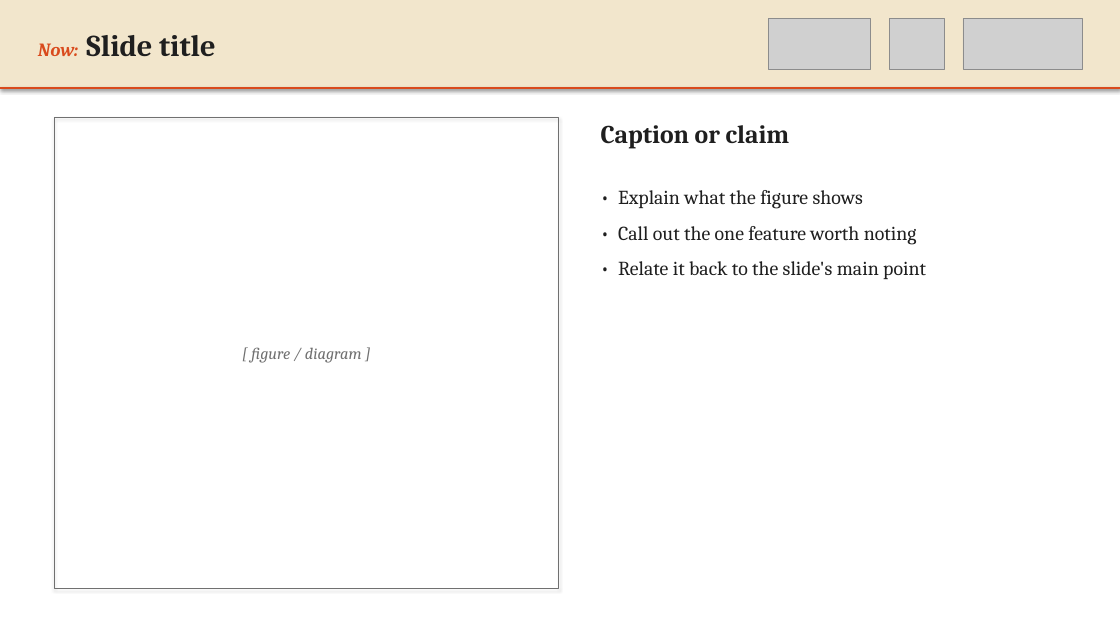
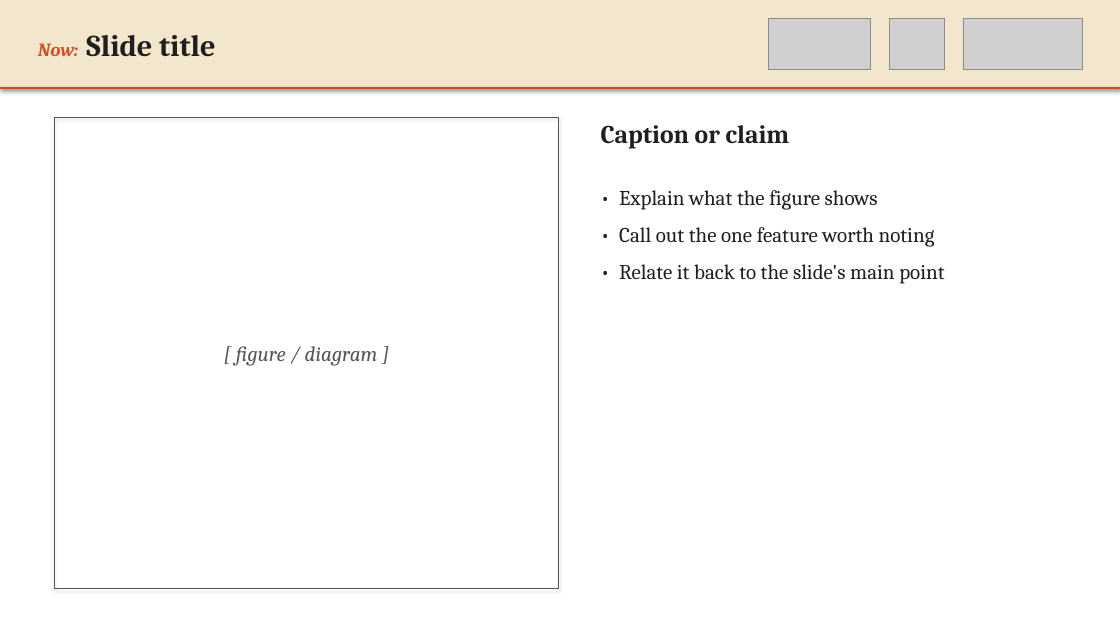
Before and after one commit to preordinary/KCLNLP_SlidesTemplate, a slide deck: slide 4 of templates/tree_yellow_texture/KCLNLP_TreeYellow.pptx. Drawn at 1120x630 pixels with LibreOffice and Linux fonts; fonts in the diff are those of the drawing; grey boxes stand for pictures. Boxes give left, top, right and bottom in pixels: in the first picture for what was removed or moved away, otherwise in the second. Text is boxed around its words. In the diff, an @@ line names an element or a change of style, - is before the commit and + after.

```diff
--- a/templates/tree_yellow_texture/KCLNLP_TreeYellow.pptx
+++ b/templates/tree_yellow_texture/KCLNLP_TreeYellow.pptx
@@ text "[ figure / diagram ]" at (236,346,378,366): size 14 to 18 pt, text colour #707070 to #555555 @@
@@ rectangle at (55,118,559,588): outline #707070 0.5 pt to #555555 0.5 pt @@
@@ text "• Explain what the figure ..." at (619,190,944,284): size 17 to 18 pt @@
```
Also in this commit, not shown: 4 other slides changed, 2 other files.
